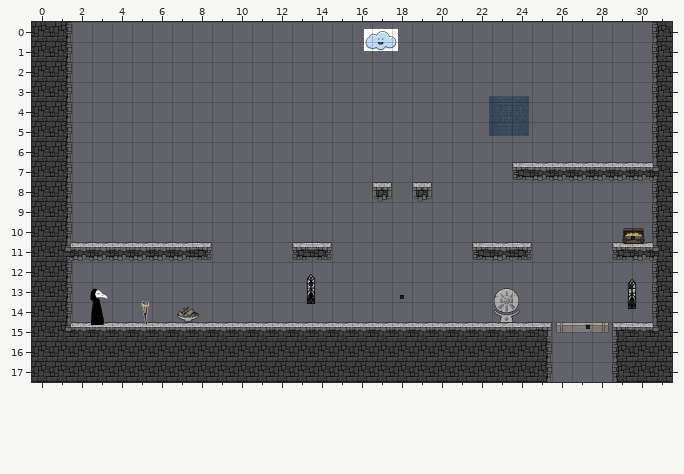
One commit to this Tiled map (JSON): Physics/Physics/assets/rain_intro.tmj. The picture above is the old version.
Cells are 300x300 px. Shown: x 0..31, y 0..17.
Once edited:
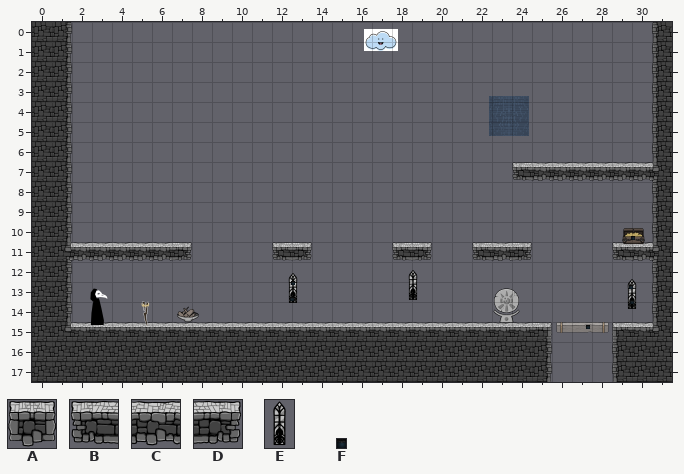
Key: from "PlatformTiles": A 0, B 1, C 2, D 3; from "backgroundAssets": E 4 "window", F 10 "light".
_ is an empty cell.
Objects are placed by their top-left corner, in cells (3,4 is the top-left corner of cell 3,4); size is 1x1 cell unless given.
Change:
{"where": "layer \"Background\""}
{"was": "E \"window\" at 13.5,12.6 size 1x1.7", "now": "E \"window\" at 12.5,12.5 size 1x1.7"}
{"where": "layer \"Tile Layer 1\""}
{"y":8,"x":17,"old":"A","new":"_"}
{"y":8,"x":19,"old":"A","new":"_"}
{"y":11,"x":7,"old":"CD","new":"D_"}
{"y":11,"x":12,"old":"_BD","new":"BD_"}
{"y":11,"x":18,"old":"__","new":"BD"}
{"where": "layer \"Entities\""}
{"now": "F \"light\" at 18.9,12.8 size 0.2x0.2"}
{"now": "F \"light\" at 18.9,13.6 size 0.2x0.2"}
{"now": "E \"window\" at 18.6,12.3 size 1x1.7"}
{"where": "layer \"Action Entities\""}
{"was": "F \"light\" at 13.9,13 size 0.2x0.2", "now": "F \"light\" at 12.9,12.9 size 0.2x0.2"}
{"was": "F \"light\" at 13.9,13.8 size 0.2x0.2", "now": "F \"light\" at 12.9,13.7 size 0.2x0.2"}
{"was": "F \"light\" at 18.4,13.7 size 0.2x0.2"}
